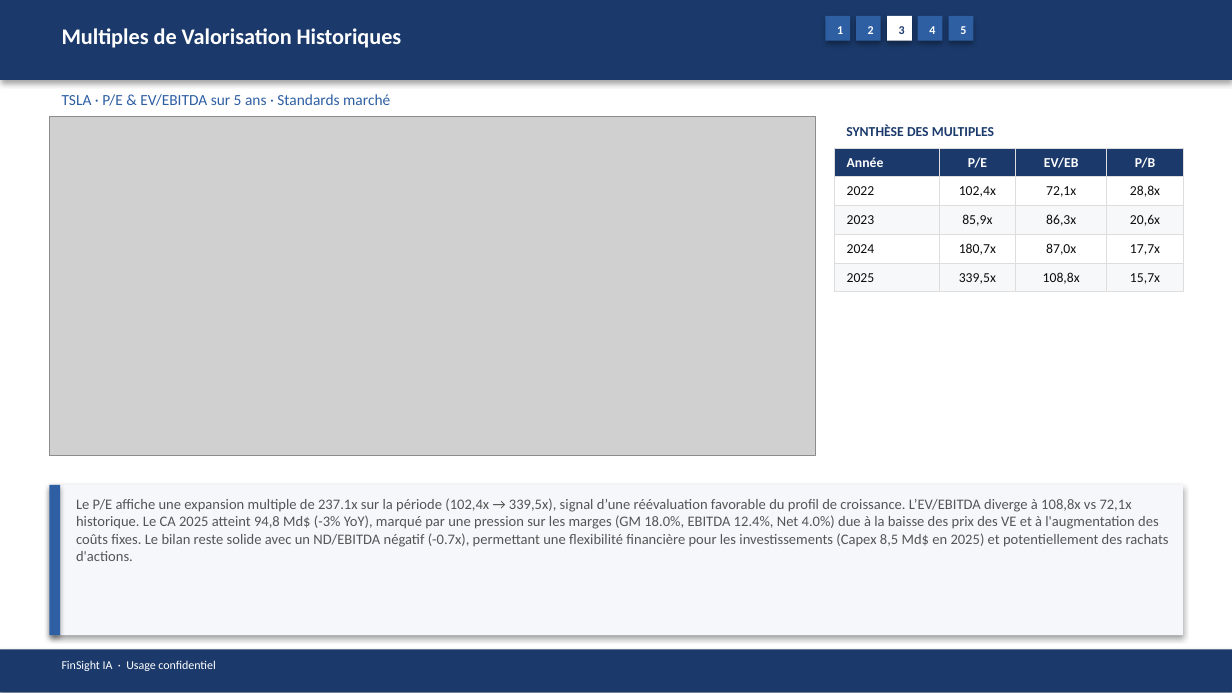
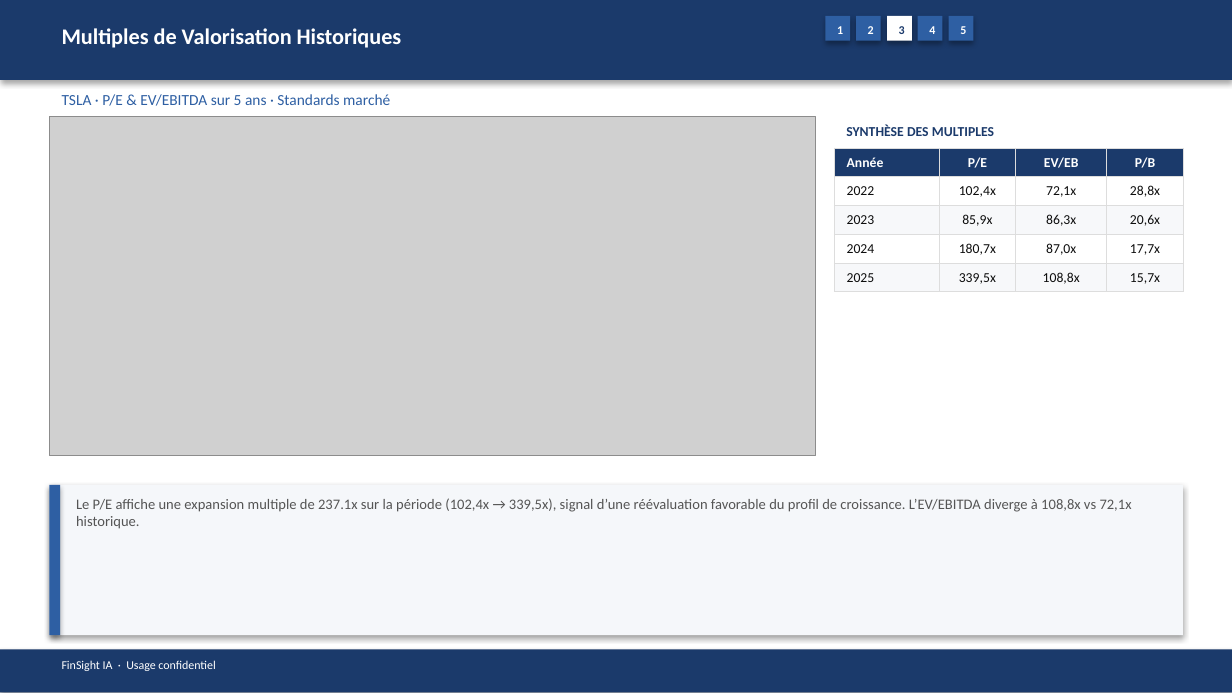
Before and after one commit to baptistejeh07-art/finsight-ia, a slide deck: slide 15 of preview/TSLA/TSLA_pitchbook.pptx. Drawn at 1232x693 pixels with LibreOffice and Linux fonts; fonts in the diff are those of the drawing; grey boxes stand for pictures. Boxes give left, top, right and bottom in pixels: in the first picture for what was removed or moved away, otherwise in the second. Text is boxed around its words. In the diff, an @@ line names an element or a change of style, - is before the commit and + after.

```diff
--- a/preview/TSLA/TSLA_pitchbook.pptx
+++ b/preview/TSLA/TSLA_pitchbook.pptx
@@ text at [76, 498, 1132, 529]: text changed @@
-Le P/E affiche une expansion multiple de 237.1x sur la période (102,4x → 339,5x), signal d’une réévaluation favorable du profil de croissance. L’EV/EBITDA diverge à 108,8x vs 72,1x historique. Le CA 2025 atteint 94,8 Md$ (-3% YoY), marqué par une pression sur les marges (GM 18.0%, EBITDA 12.4%, Net 4.0%) due à la baisse des prix des VE et à l'augmentation des coûts fixes. Le bilan reste solide avec un ND/EBITDA négatif (-0.7x), permettant une flexibilité financière pour les investissements (Capex 8,5 Md$ en 2025) et potentiellement des rachats d'actions.
+Le P/E affiche une expansion multiple de 237.1x sur la période (102,4x → 339,5x), signal d’une réévaluation favorable du profil de croissance. L’EV/EBITDA diverge à 108,8x vs 72,1x historique.
```
Also in this commit, not shown: 17 other slides changed, 4 other files.
